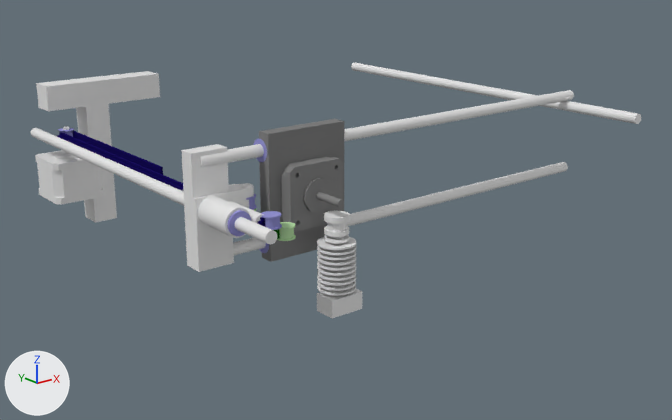
The Blender file corexy-v.blend as it was, and as the next commit left it.
Before and after are seen from a 50 mm lens placed at (-445.0, -569.0, 167.0), pointed at (-4.0, -18.0, -53.0). Arrows for +X, +Y and +Z are at lower left; the lights stay in place.

Names of what the first picture shows: 'Car X', 'Cube.003', 'Cube.008', 'Cube.009', 'Cylinder.012', 'Motor extruder', 'Motor1.001', 'X-rod-1', 'X-rod-2', 'Y-rod-1', 'Y-rod-2', 'e3d-hotend-V5', 'lm8uu x-upper1', 'lm8uu x-upper2.002'.
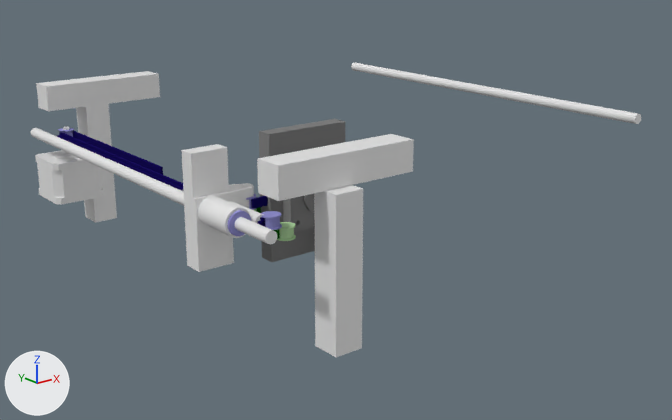
The change, as JSON lines over the scene's bpy script:
```json
{"op": "add", "block": "me_cube_010", "code": ["me_cube_010 = bpy.data.meshes.new('Cube.010')", "me_cube_010.from_pydata(...)  # a box spanning x -6.0..6.0, y 4.96..6.24, z -6.0..6.0", "me_cube_010.materials.append(mat_lower_belt)  # dark green #025500"]}
{"op": "add", "block": "me_cube_011", "code": ["me_cube_011 = bpy.data.meshes.new('Cube.011')", "me_cube_011.from_pydata(...)  # a box spanning x -6.0..6.0, y -1.42..6.0, z -6.0..6.0", "me_cube_011.materials.append(mat_upper_belt)  # dark blue #160d5a"]}
{"op": "remove", "block": "ob_cube_007", "code": "ob_cube_007.hide_viewport = True"}
{"op": "remove", "block": "ob_cube_006", "code": "ob_cube_006.hide_viewport = True"}
{"op": "add", "block": "ob_y_rod_1", "code": "ob_y_rod_1.hide_viewport = True"}
{"op": "add", "block": "ob_y_rod_2", "code": "ob_y_rod_2.hide_viewport = True"}
{"op": "add", "block": "ob_lm8uu_x_upper2_002", "code": "ob_lm8uu_x_upper2_002.hide_viewport = True"}
{"op": "add", "block": "ob_lm8uu_x_upper1", "code": "ob_lm8uu_x_upper1.hide_viewport = True"}
{"op": "add", "block": "ob_cube_011", "code": ["ob_cube_011 = bpy.data.objects.new('Cube.011', me_cube_010)", "ob_cube_011.parent = ob_cylinder_007", "ob_cube_011.matrix_parent_inverse = Matrix(((1.0, 0.0, 0.0, 141.0), (0.0, 1.0, 0.0, 100.0), (0.0, 0.0, 1.0, 9.8), (0.0, 0.0, 0.0, 1.0)))", "ob_cube_011.location = (-203.0, -95.0, -9.8)", "ob_cube_011.rotation_euler = (0.0, 0.0, -1.571)  # degrees (0, 0, -90)", "ob_cube_011.scale = (0.167, 12.5, 0.5)"]}
{"op": "add", "block": "ob_cube_012", "code": ["ob_cube_012 = bpy.data.objects.new('Cube.012', me_cube_011)", "ob_cube_012.location = (-128.0, -106.0, -1.0)", "ob_cube_012.rotation_euler = (0.0, 0.0, 1.571)  # degrees (0, 0, 90)", "ob_cube_012.scale = (0.167, 2.16, 0.5)"]}
```

What differs and where, as boxes [x1, y1, x2, y2] in the pictures (672 x 420 px):
```json
{"object": "Cube.006", "change": "shown", "after": [314, 185, 363, 357]}
{"object": "Cube.007", "change": "shown", "after": [257, 134, 414, 201]}
{"object": "Y-rod-1", "change": "hidden", "before": [200, 90, 574, 168]}
{"object": "Y-rod-2", "change": "hidden", "before": [233, 162, 568, 255]}
{"object": "Cube.012", "change": "added", "after": [251, 196, 268, 209]}
{"object": "lm8uu x-upper1", "change": "hidden", "before": [254, 138, 267, 162]}
{"object": "lm8uu x-upper2.002", "change": "hidden", "before": [259, 243, 269, 253]}
{"object": "Cube.011", "change": "added", "after": [256, 207, 261, 213]}
{"object": "Motor extruder", "change": "unchanged, covered by the edit", "before": [259, 156, 344, 232], "after": [282, 194, 315, 232]}
{"object": "e3d-hotend-V5", "change": "unchanged, covered by the edit", "before": [317, 211, 362, 318]}
```
